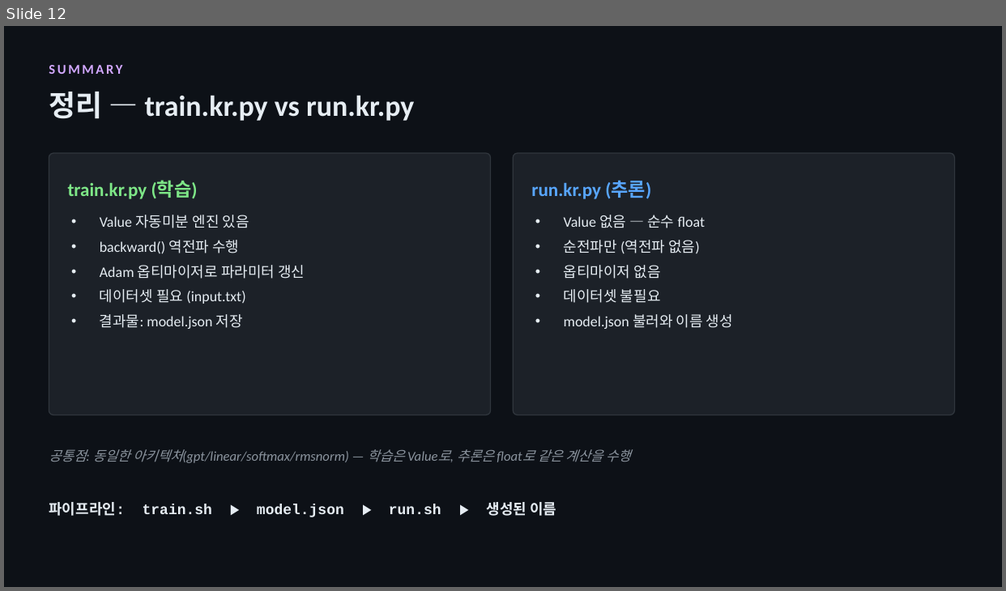
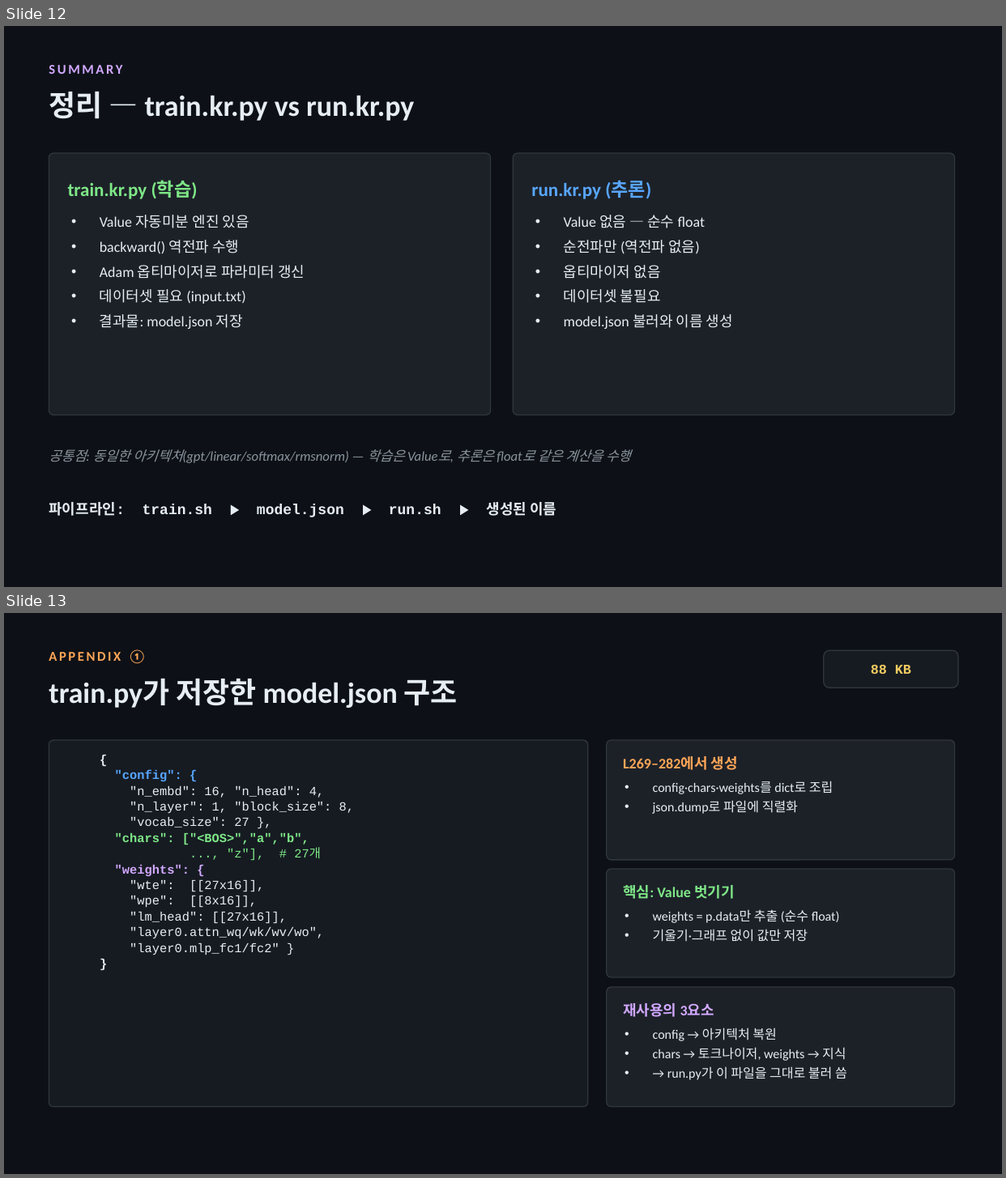
Before and after one commit to chorus96/karpathy-microgpt, a slide deck: persistence/train.kr.py.pptx. Shown one above the other, each under a label of ours: slide 12 before the commit, slides 12 and 13 after it. The pictures are 1006x591 and 1006x1178 pixels, drawn with LibreOffice and Linux fonts; fonts in the diff are those of the drawing. Boxes give left, top, right and bottom in pixels: in the first picture for what was removed or moved away, otherwise in the second. Text is boxed around its words. In the diff, an @@ line names an element or a change of style, - is before the commit and + after.

```diff
--- a/persistence/train.kr.py.pptx
+++ b/persistence/train.kr.py.pptx
@@ slide 13 added at (4, 613, 1002, 1174), background #0D1117 @@
@@ text added at (49, 649, 146, 664), 13 pt, text #FFA657, bold @@
+APPENDIX ①
@@ rounded rectangle added at (824, 650, 958, 688), fill #161B22, outline #30363D 1 pt, 13 pt, text #F2CC60, bold @@
+88 KB
@@ text added at (49, 679, 458, 708), 28 pt, text #E6EDF3, bold @@
+train.py가 저장한 model.json 구조
@@ rounded rectangle added at (49, 740, 588, 1107), fill #161B22, outline #30363D 1 pt @@
@@ rounded rectangle added at (607, 740, 955, 860), fill #1C2128, outline #30363D 1 pt @@
@@ text added at (623, 756, 738, 770), 14 pt, text #FFA657, bold @@
+L269–282에서 생성
@@ text added at (115, 770, 354, 955), 12 pt, text #E6EDF3 @@
+{
+"config": {
+"n_embd": 16, "n_head": 4,
+"n_layer": 1, "block_size": 8,
+"vocab_size": 27 },
+"chars": ["<BOS>","a","b",
+..., "z"], # 27개
+"weights": {
+"wte": [[27x16]],
+"wpe": [[8x16]],
+"lm_head": [[27x16]],
+"layer0.attn_wq/wk/wv/wo",
+"layer0.mlp_fc1/fc2" }
+}
@@ text added at (653, 781, 833, 814), 12.5 pt, text #E6EDF3 @@
+• config·chars·weights를 dict로 조립
+• json.dump로 파일에 직렬화
@@ rounded rectangle added at (607, 869, 955, 977), fill #1C2128, outline #30363D 1 pt @@
@@ text added at (623, 885, 735, 899), 14 pt, text #7EE787, bold @@
+핵심: Value 벗기기
@@ text added at (653, 909, 840, 942), 12.5 pt, text #E6EDF3 @@
+• weights = p.data만 추출 (순수 float)
+• 기울기·그래프 없이 값만 저장
@@ rounded rectangle added at (607, 987, 955, 1107), fill #1C2128, outline #30363D 1 pt @@
@@ text added at (623, 1003, 714, 1017), 14 pt, text #D2A8FF, bold @@
+재사용의 3요소
@@ text added at (653, 1028, 847, 1080), 12.5 pt, text #E6EDF3 @@
+• config → 아키텍처 복원
+• chars → 토크나이저, weights → 지식
+• → run.py가 이 파일을 그대로 불러 씀
```
Also in this commit, not shown: 1 other slide added.
